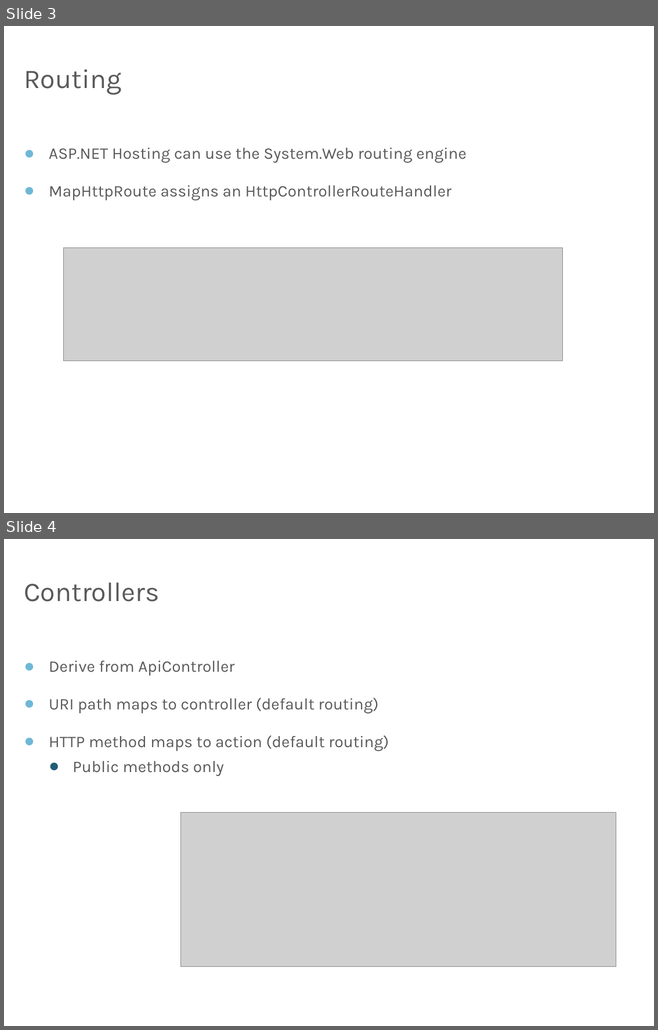
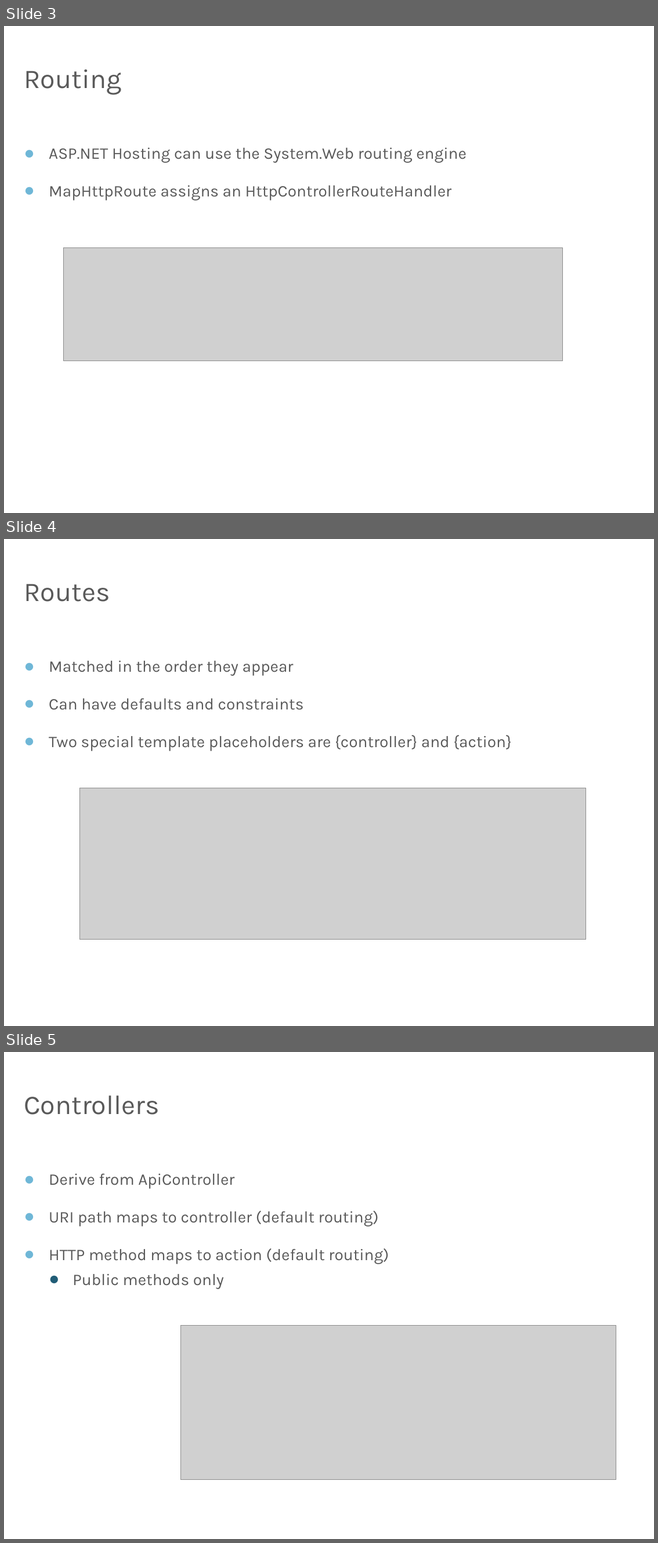
Before and after one commit to OdeToCode/classes, a slide deck: mvc/slides/w2_WebAPI_Core.pptx. Shown one above the other, each under a label of ours: slides 3 and 4 before the commit, slides 3, 4 and 5 after it. The pictures are 658x1030 and 658x1543 pixels, drawn with LibreOffice and Linux fonts; fonts in the diff are those of the drawing; grey boxes stand for pictures; background and template pictures are left out. Boxes give left, top, right and bottom in pixels: in the first picture for what was removed or moved away, otherwise in the second. Text is boxed around its words. In the diff, an @@ line names an element or a change of style, - is before the commit and + after.

```diff
--- a/mvc/slides/w2_WebAPI_Core.pptx
+++ b/mvc/slides/w2_WebAPI_Core.pptx
@@ slide 4 added at (4, 539, 654, 1026), background picture (left out) @@
@@ title added at (24, 584, 110, 602), 30 pt, text #595959 @@
+Routes
@@ text added at (49, 661, 511, 751), 18 pt, text #595959 @@
+● Matched in the order they appear
+● Can have defaults and constraints
+● Two special template placeholders are {controller} and {action}
@@ picture added at (80, 788, 585, 939) @@
@@ what was slide 4 is now slide 5 @@
```
Also in this commit, not shown: 1 slide changed, 15 other slides added, 1 other file.
